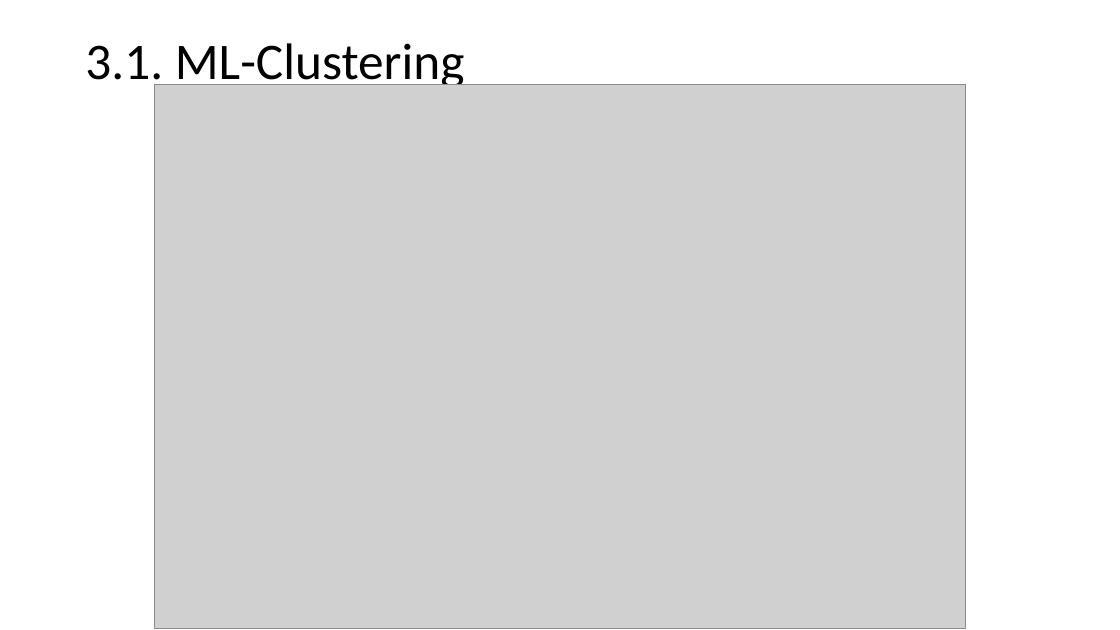
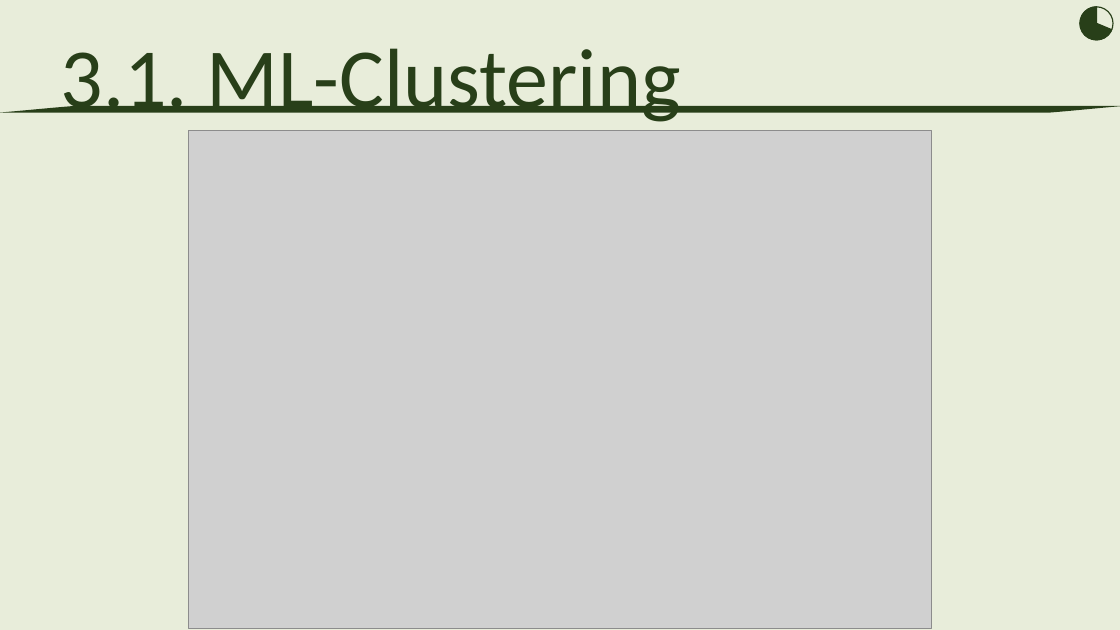
Before and after one commit to florian7380/TravelTide-Project, a slide deck: slide 13 of reports/TravelTide - Presentation.pptx (slide 14 before the commit). Drawn at 1120x630 pixels with LibreOffice and Linux fonts; fonts in the diff are those of the drawing; grey boxes stand for pictures. Boxes give left, top, right and bottom in pixels: in the first picture for what was removed or moved away, otherwise in the second. Text is boxed around its words. In the diff, an @@ line names an element or a change of style, - is before the commit and + after.

```diff
--- a/reports/TravelTide - Presentation.pptx
+++ b/reports/TravelTide - Presentation.pptx
@@ background #FFFFFF to #E8EDDA @@
@@ text "3.1. ML-Clustering": place and size @@
-text "3.1. ML-Clustering" at <box>85,43,465,91</box>
+text "3.1. ML-Clustering" at <box>61,48,681,122</box>
@@ text "3.1. ML-Clustering" at <box>61,48,681,122</box>: size 44 to 72 pt, text colour #000000 to #283F19; line spacing 0.9 to 1; vertical alignment middle to top @@
@@ ellipse added at <box>1081,7,1113,39</box>, fill #E8EDDA, outline #283F19 1 pt @@
@@ pie slice (boxed as its full ellipse) added at <box>1081,7,1113,39</box>, fill #283F19, outline #283F19 1 pt @@
@@ freeform shape added at <box>0,106,1120,113</box>, fill #283F19 @@
@@ picture: place and size @@
-picture at <box>155,84,966,628</box>
+picture at <box>188,130,932,628</box>
```
Also in this commit, not shown: 17 other slides changed, 2 slides removed.
